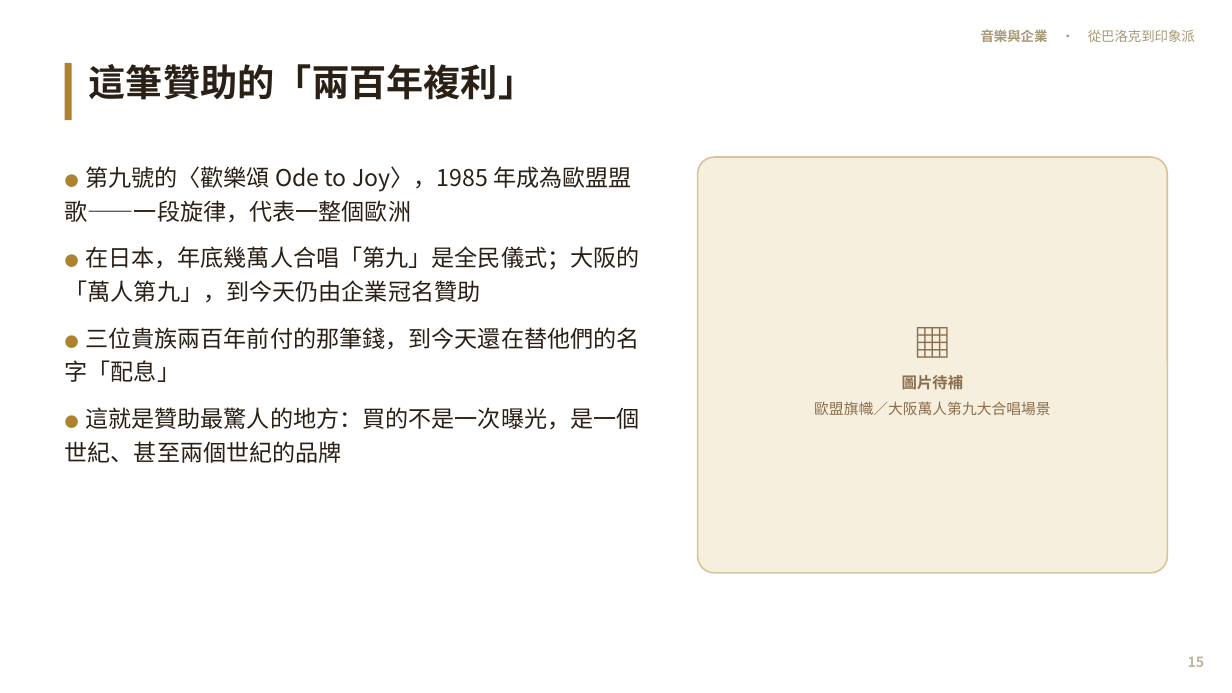
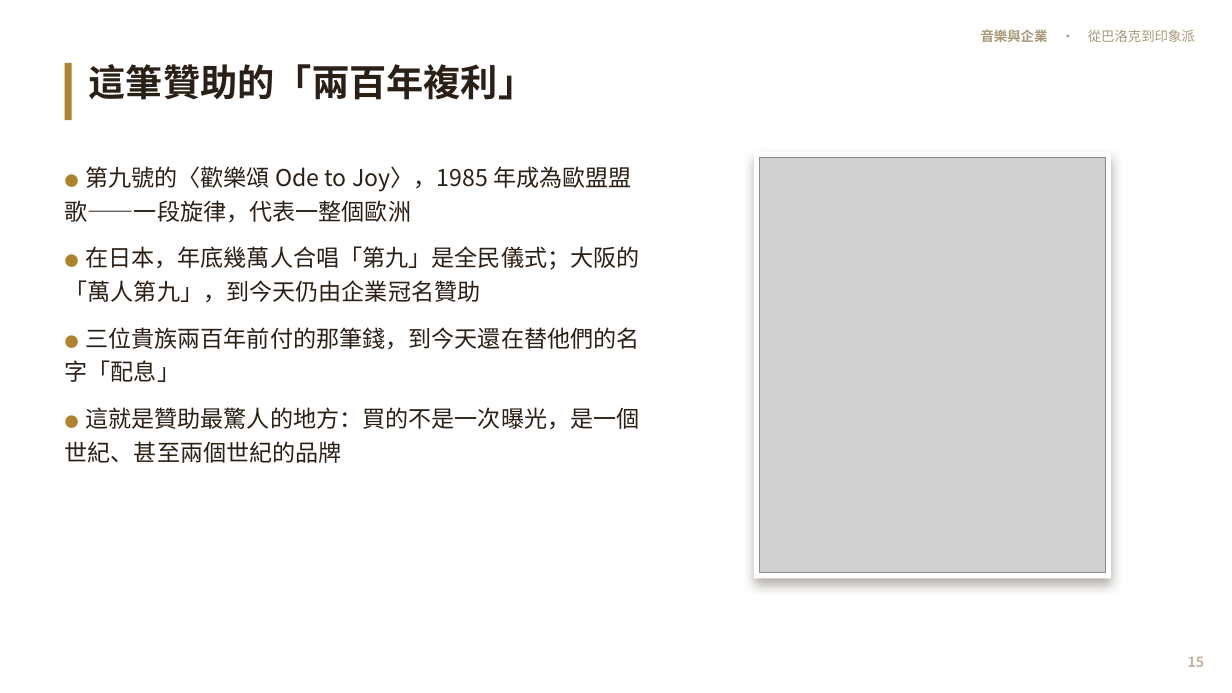
Before and after one commit to kblab2024/music-business-lecture, a slide deck: slide 15 of docs/downloads/音樂與企業-投影片.pptx. Drawn at 1232x693 pixels with LibreOffice and Linux fonts; fonts in the diff are those of the drawing; grey boxes stand for pictures. Boxes give left, top, right and bottom in pixels: in the first picture for what was removed or moved away, otherwise in the second. Text is boxed around its words. In the diff, an @@ line names an element or a change of style, - is before the commit and + after.

```diff
--- a/docs/downloads/音樂與企業-投影片.pptx
+++ b/docs/downloads/音樂與企業-投影片.pptx
@@ rectangle: place and size @@
-rectangle at bbox=[698, 157, 1167, 573]
+rectangle at bbox=[754, 152, 1111, 579]
@@ rectangle at bbox=[754, 152, 1111, 579]: rounded rectangle to rectangle; fill #F6EFDD to #FFFFFF; outline #D8C49A 1.25 pt to none; shadow on @@
@@ picture added at bbox=[760, 157, 1105, 573] @@
@@ text removed at bbox=[814, 375, 1051, 415] @@
-▦
-圖片待補
-歐盟旗幟／大阪萬人第九大合唱場景
```
Also in this commit, not shown: 11 other slides changed, 7 other files.
